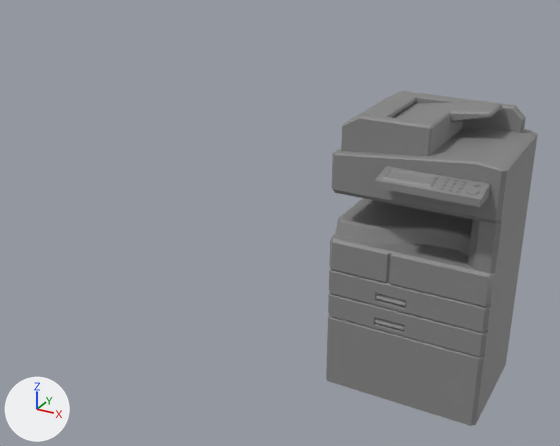
Two versions of the FBX model Assets/Gamefiles/Meshes/StandingPrinter.fbx, one commit apart.
Before and after are seen from a camera (50 mm lens) standing at (1.0, -3.45, 2.42) and looking at (-0.87, -0.05, 0.72). Arrows for +X, +Y and +Z are at lower left; the lights stay in place. The older version comes first.

Objects in the first picture: 'StandingPrinter'.
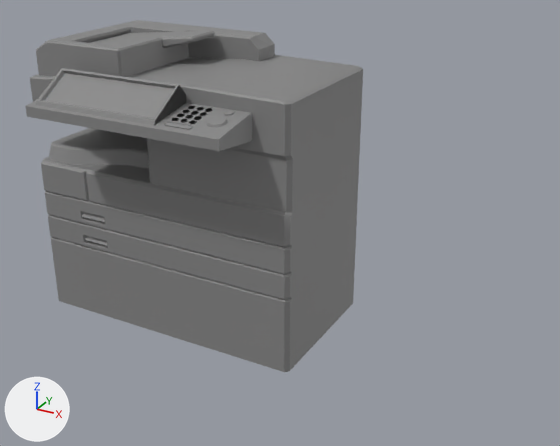
Location of each change, (x1, y1, x2, y2) in pixels of the pictures (560 x 446 px; the box of a moved part takes in the faces that stretch with it):
'StandingPrinter', reshaped, moved, rescaled (59% wider)
    before: (326, 91, 538, 426)
    after: (25, 20, 363, 372)
part 1 of me_mesh_096, moved or reshaped
    before: (474, 183, 480, 187)
    after: (188, 106, 195, 109)
part 2 of me_mesh_096, moved or reshaped
    before: (446, 177, 451, 180)
    after: (224, 110, 234, 116)
part 3 of me_mesh_096, moved or reshaped
    before: (466, 188, 479, 195)
    after: (207, 116, 228, 128)
part 4 of me_mesh_096, rebuilt (57% wider, 6% taller)
    before: (326, 128, 538, 426)
    after: (30, 55, 363, 372)
part 5 of me_mesh_096, added
    after: (36, 20, 275, 77)
part 6 of me_mesh_096, added
    after: (164, 122, 193, 130)
part 7 of me_mesh_096, added
    after: (36, 68, 186, 125)
part 8 of me_mesh_096, deleted
    before: (341, 91, 526, 156)
part 9 of me_mesh_096, deleted
    before: (375, 166, 490, 207)
part 10 of me_mesh_096, added
    after: (25, 100, 252, 151)

The change, as a list of edits to the scene's bpy script:
```text
Change me_mesh_096:
    used by ob_standingprinter; location = (0.0, 0.0, 0.0); scale = (0.01, 0.01, 0.01)
    remove me_mesh_096.from_pydata(...)  # 657 vertices, 1246 faces; spans x -45.1..35.4, y -44.6..31.5, z 0.0..146.5
    add me_mesh_096.from_pydata(...)  # 717 vertices, 1358 faces; spans x -45.1..102.3, y -53.2..44.0, z 0.0..189.6
    me_mesh_096 part 1: the loose piece of 24 vertices spanning x 23.3..26.1, y -35.8..-33.0, z 123.9..125.1 is scaled about its middle by (1.23, 1.14, 1.43), then moved by (31.6, 1.8, 37.0)
    me_mesh_096 part 2: the loose piece of 24 vertices spanning x 10.9..13.0, y -34.2..-32.2, z 124.2..125.0 is scaled about its middle by (2.34, 2.16, 3.37), then moved by (63.7, 0.6, 37.1)
    me_mesh_096 part 3: the loose piece of 24 vertices spanning x 22.0..27.4, y -42.8..-37.5, z 122.6..124.2 is scaled about its middle by (1.7, 1.57, 2.2), then moved by (51.0, -1.1, 36.7)
    me_mesh_096 part 4: the loose piece of 218 vertices spanning x -45.1..35.4, y -31.5..31.5, z 0.0..133.2 is rebuilt with 218 vertices and now spans x -45.1..102.3, y -29.1..44.0, z 0.0..172.4
    me_mesh_096 part 5: a new loose piece of 83 vertices spanning x -42.4..54.1, y -24.9..40.7, z 162.3..189.6, in mat_colorgrid (grey #878787)
    me_mesh_096 part 6: a new loose piece of 56 vertices spanning x 54.9..68.2, y -50.0..-47.4, z 156.8..158.8, in mat_colorgrid (grey #878787)
    me_mesh_096 part 7: a new loose piece of 16 vertices spanning x -16.6..50.9, y -51.4..-26.3, z 155.9..174.3, in mat_colorgrid (grey #878787)
    me_mesh_096 part 8: the loose piece of 83 vertices spanning x -42.4..29.4, y -26.9..27.9, z 125.4..146.5 is deleted
    me_mesh_096 part 9: the loose piece of 20 vertices spanning x -17.4..29.5, y -44.6..-31.4, z 118.8..125.0 is deleted
    me_mesh_096 part 10: 8 vertices added at x -20.6..84.5, y -53.2..-26.7, z 146.1..163.1
    other edits to the shape of me_mesh_096 do not show in these pictures
Change ob_standingprinter:
    ob_standingprinter.location: (0.0, 0.0, 0.0) -> (-1.804, 0.0, 0.0)
    ob_standingprinter.scale: (0.01, 0.01, 0.01) -> (0.0113, 0.0122, 0.0087)
```
